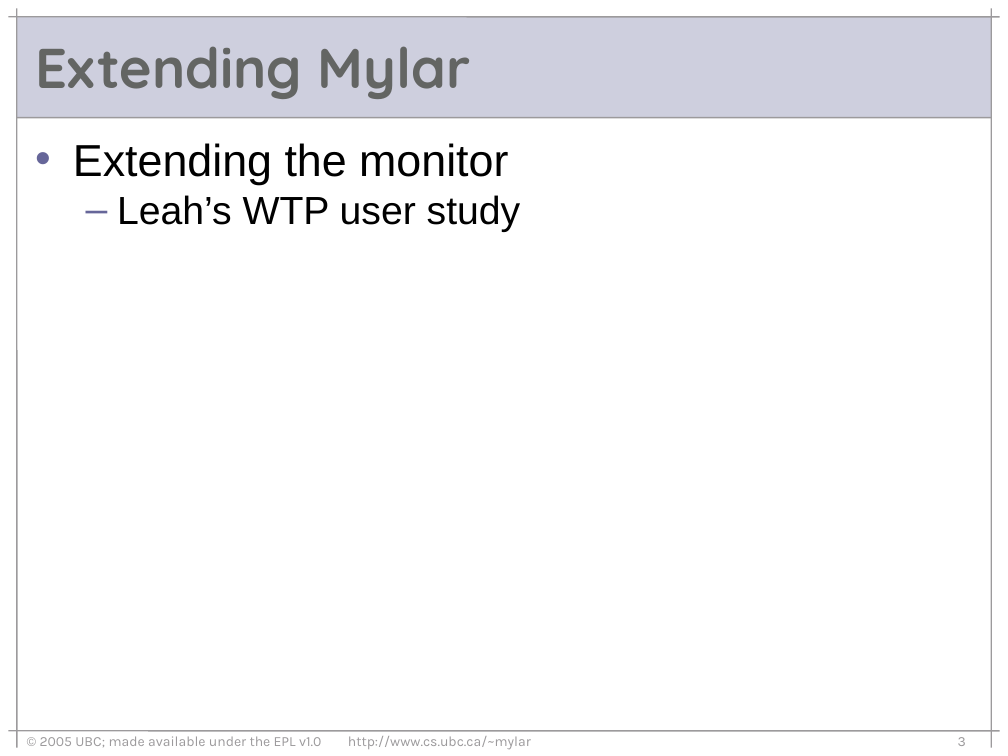
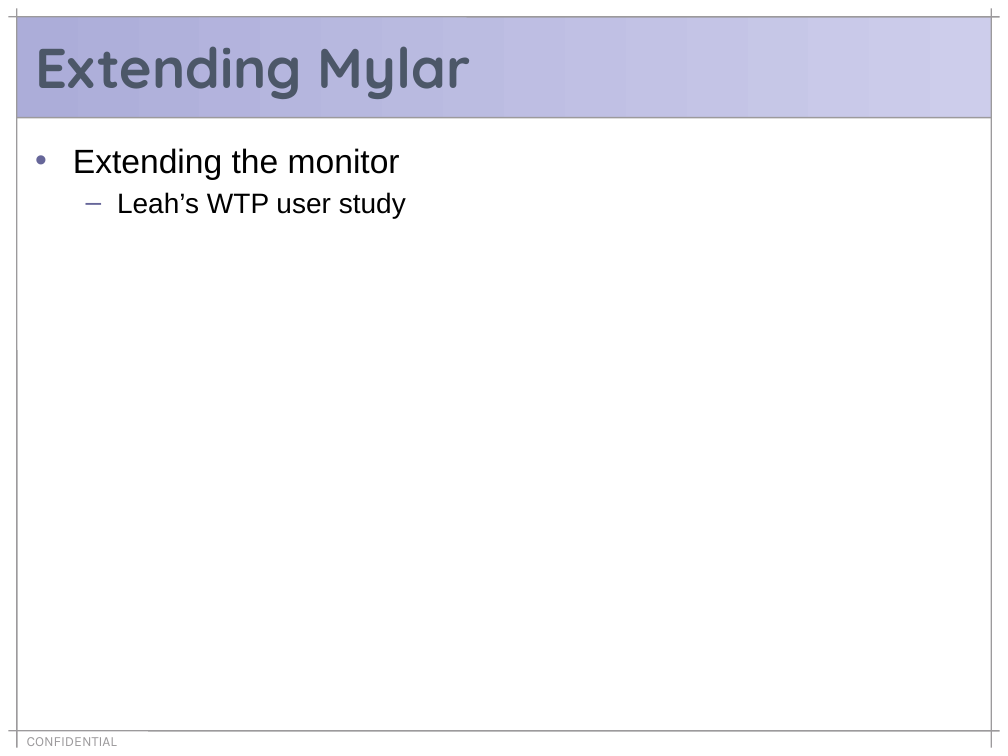
Before and after one commit to eclipse-mylyn/mylyn-website, a slide deck: slide 9 of publications/2006-03-mylar-eclipsecon.ppt (slide 3 before the commit). Drawn at 1008x756 pixels with LibreOffice and Linux fonts; fonts in the diff are those of the drawing. Boxes give left, top, right and bottom in pixels: in the first picture for what was removed or moved away, otherwise in the second. Text is boxed around its words. In the diff, an @@ line names an element or a change of style, - is before the commit and + after.

Commit message:
Draft.

```diff
--- a/publications/2006-03-mylar-eclipsecon.ppt
+++ b/publications/2006-03-mylar-eclipsecon.ppt
@@ rectangle at <box>17,17,992,118</box>: fill #CECFDE to gradient #CDCDEB to #ACADD9 @@
@@ title "Extending Mylar" at <box>35,46,471,99</box>: text colour #636563 to #4C5768 @@
@@ text "Extending the monitor" at <box>73,148,406,218</box>: size 32 to 24 pt in "Extending the monitor"; size 28 to 20 pt in "Leah’s WTP user study"; line spacing 0.85 to 1; less space between paragraphs @@
@@ text at <box>27,737,117,746</box>: text changed @@
-© 2005 UBC; made available under the EPL v1.0 http://www.cs.ubc.ca/~mylar
+CONFIDENTIAL
@@ page number removed at <box>958,737,966,746</box> @@
-3
```
Also in this commit, not shown: 1 other slide changed, 7 slides added, 1 slide removed.
